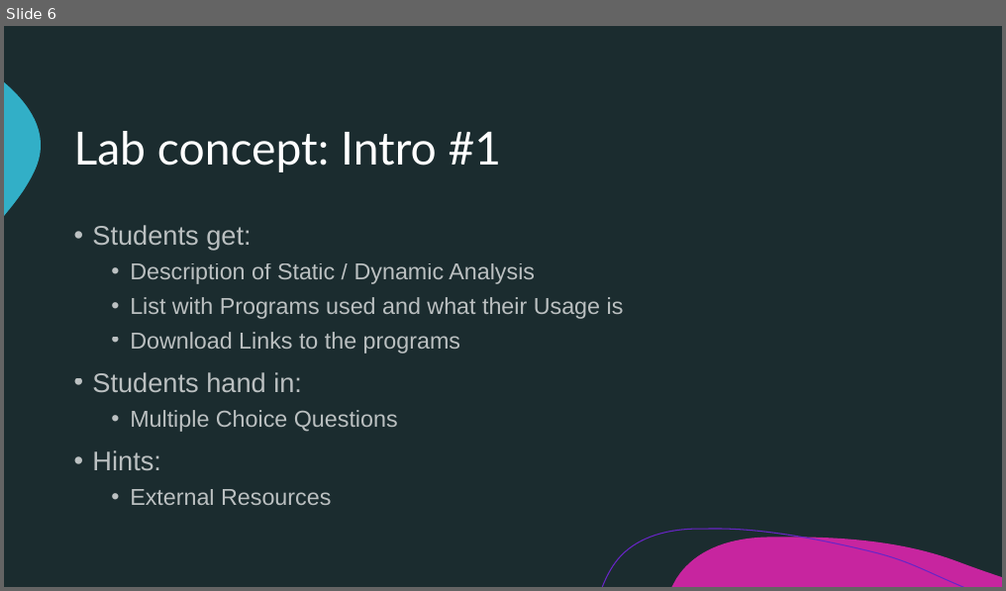
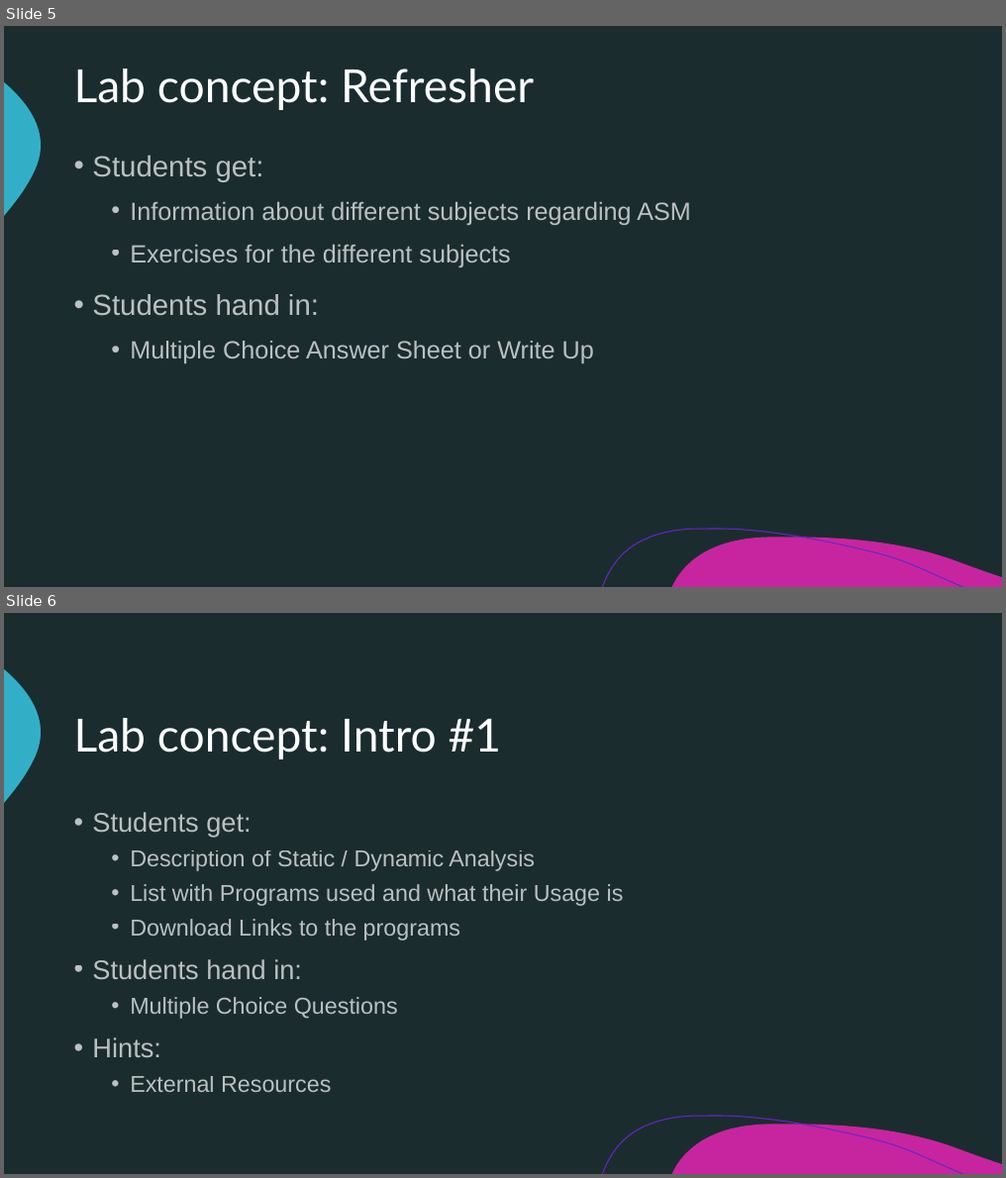
Before and after one commit to TKleb/SA-Documentation, a slide deck: documents/presentations/First_Lab_Concepts.pptx. Shown one above the other, each under a label of ours: slide 6 before the commit, slides 5 and 6 after it. The pictures are 1006x591 and 1006x1178 pixels, drawn with LibreOffice and Linux fonts; fonts in the diff are those of the drawing. Boxes give left, top, right and bottom in pixels: in the first picture for what was removed or moved away, otherwise in the second. Text is boxed around its words. In the diff, an @@ line names an element or a change of style, - is before the commit and + after.

Commit message:
added short "refresher" page

```diff
--- a/documents/presentations/First_Lab_Concepts.pptx
+++ b/documents/presentations/First_Lab_Concepts.pptx
@@ slide 5 added at (4, 26, 1002, 587), background #1B2C2F; not listed: 3 template elements that a slide beside it also shows @@
@@ title added at (74, 69, 534, 110), 44 pt, text #FFFFFF @@
+Lab concept: Refresher
@@ text added at (92, 155, 691, 364), 24 pt, text #FFFFFF at 70% opacity @@
+• Students get:
+  • Information about different subjects regarding ASM
+  • Exercises for the different subjects
+• Students hand in:
+  • Multiple Choice Answer Sheet or Write Up
```
Also in this commit, not shown: 1 slide removed.
